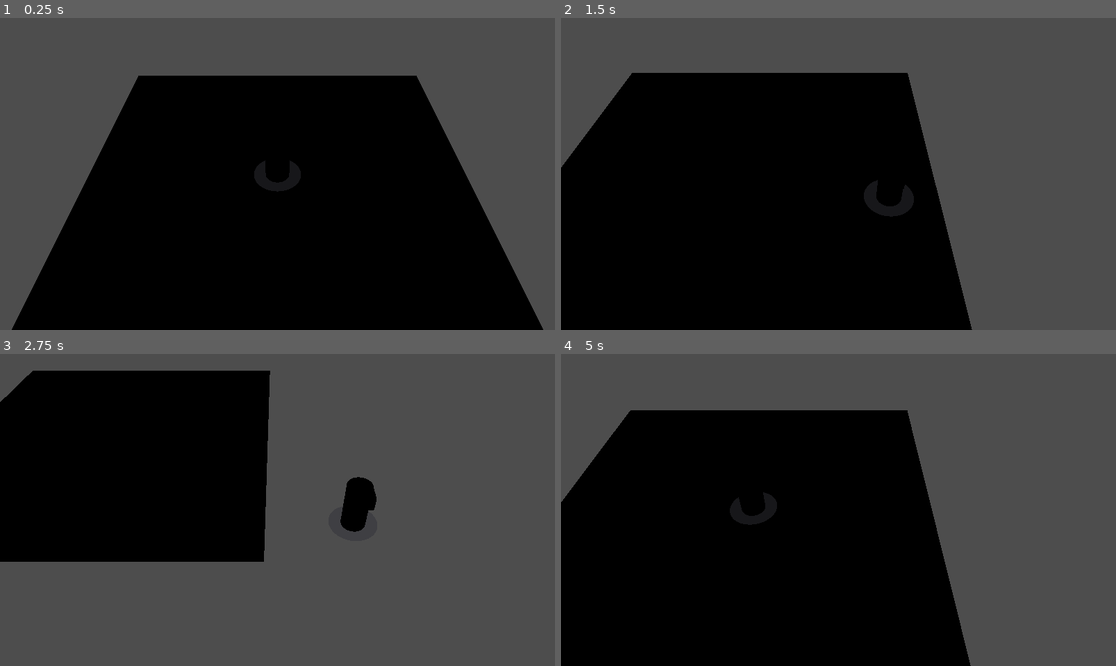
Above: before the commit, frames 1-4 (two rows, left to right).
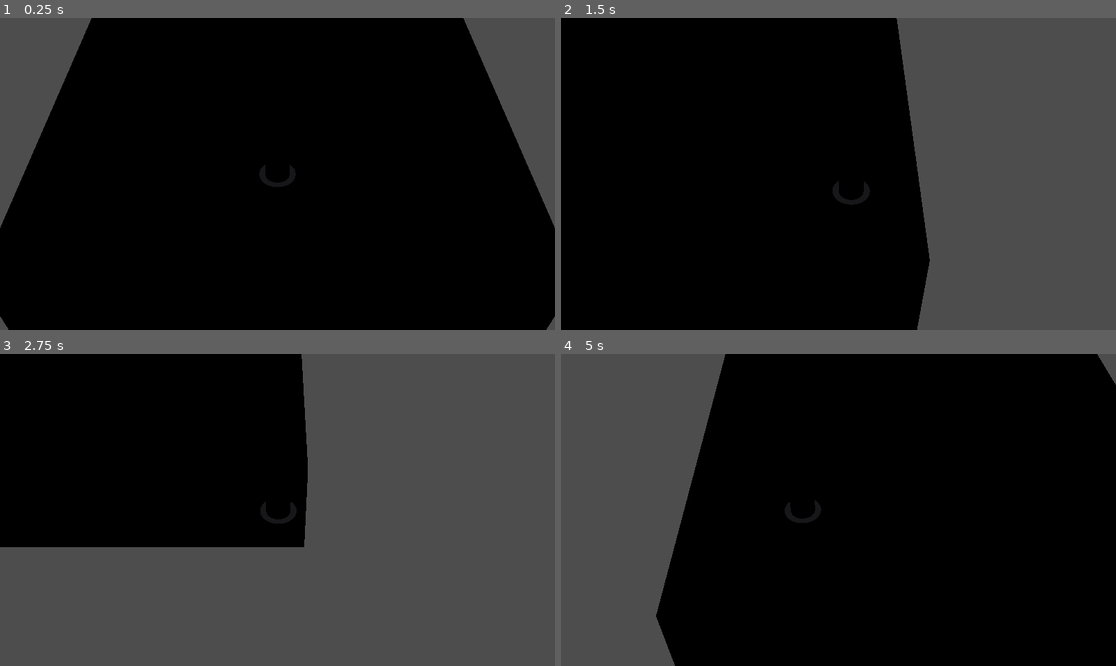
Above: after the commit, the same moments.

Repository: apocriva/foxglove
Game: Godot game, scene res://main.tscn
Same seed, same stepped clock (60 frames per second), same inputs: the game is played once before the commit and once after it.
Inputs:
- Up to frame 1 (0.25 s): no input
- Up to frame 2 (1.5 s): tap Enter at 0.5 s; hold D (foot_right) 0.53-1.28 s; hold S (foot_down) from 1.28 s (still down)
- Up to frame 3 (2.75 s): release S (foot_down) at 2.03 s; hold D (foot_right) from 2.03 s (still down)
- Up to frame 4 (5 s): release D (foot_right) at 2.78 s; hold W (foot_up) 2.78-3.53 s; hold A (foot_left) from 3.53 s (still down)

The runs differ from the first frame. In frame 1, 30% of the frame differs, in the area x 0-100%, y 0-100%; in frame 2, 16%; in frame 3, 10%; in frame 4, 55%.

Commit message:
Made him a lil room

Diff:
--- a/Godot/Post/blob_shadow.tres
+++ b/Godot/Post/blob_shadow.tres
@@ -72,7 +72,6 @@
 
 }
 "
-graph_offset = Vector2(-621.536, -263.803)
 modes/blend = 3
 modes/depth_draw = 1
 flags/unshaded = true
--- a/Godot/Post/checker.tres
+++ b/Godot/Post/checker.tres
@@ -139,7 +139,6 @@
 
 }
 "
-graph_offset = Vector2(-502.994, -363.468)
 flags/unshaded = true
 nodes/fragment/0/position = Vector2(980, 320)
 nodes/fragment/2/node = SubResource("VisualShaderNodeColorParameter_esu1i")
--- a/Godot/Post/main.tscn
+++ b/Godot/Post/main.tscn
@@ -14,6 +14,17 @@
 [sub_resource type="PlaneMesh" id="PlaneMesh_385b4"]
 material = SubResource("ShaderMaterial_yhwbg")
 size = Vector2(8, 8)
+
+[sub_resource type="BoxShape3D" id="BoxShape3D_rhyxd"]
+size = Vector3(8, 1, 8)
+
+[sub_resource type="PlaneMesh" id="PlaneMesh_heccy"]
+material = ExtResource("2_10ogn")
+size = Vector2(8, 2)
+orientation = 2
+
+[sub_resource type="BoxShape3D" id="BoxShape3D_5bm5r"]
+size = Vector3(8, 2, 1)
 
 [sub_resource type="CylinderMesh" id="CylinderMesh_tuxsi"]
 material = ExtResource("2_10ogn")
@@ -35,17 +46,79 @@
 
 [sub_resource type="PlaneMesh" id="PlaneMesh_1lt77"]
 material = SubResource("ShaderMaterial_g4jao")
-size = Vector2(1, 1)
+size = Vector2(0.75, 0.75)
 subdivide_width = 4
 subdivide_depth = 4
 
 [node name="Node3D" type="Node"]
 
-[node name="Floor" type="MeshInstance3D" parent="."]
+[node name="Room" type="Node3D" parent="."]
+
+[node name="Floor" type="StaticBody3D" parent="Room"]
+metadata/_edit_group_ = true
+
+[node name="MeshInstance3D" type="MeshInstance3D" parent="Room/Floor"]
 instance_shader_parameters/color_a = Color(0.666667, 0.666667, 0.666667, 1)
 instance_shader_parameters/color_b = Color(0.533333, 0.533333, 0.533333, 1)
 instance_shader_parameters/gridsize = Vector2(8, 8)
 mesh = SubResource("PlaneMesh_385b4")
+skeleton = NodePath("../../..")
+
+[node name="CollisionShape3D" type="CollisionShape3D" parent="Room/Floor"]
+transform = Transform3D(1, 0, 0, 0, 1, 0, 0, 0, 1, 0, -0.5, 0)
+shape = SubResource("BoxShape3D_rhyxd")
+
+[node name="Wall" type="StaticBody3D" parent="Room"]
+transform = Transform3D(1, 0, 0, 0, 1, 0, 0, 0, 1, 0, 0, -4)
+metadata/_edit_group_ = true
+
+[node name="MeshInstance3D" type="MeshInstance3D" parent="Room/Wall"]
+transform = Transform3D(1, 0, 0, 0, 1, 0, 0, 0, 1, 0, 1, 0)
+instance_shader_parameters/ColorParameter = Color(0.333333, 0.333333, 0.333333, 1)
+mesh = SubResource("PlaneMesh_heccy")
+
+[node name="CollisionShape3D" type="CollisionShape3D" parent="Room/Wall"]
+transform = Transform3D(1, 0, 0, 0, 1, 0, 0, 0, 1, 0, 1, -0.5)
+shape = SubResource("BoxShape3D_5bm5r")
+
+[node name="Wall4" type="StaticBody3D" parent="Room"]
+transform = Transform3D(-1, 0, -8.74228e-08, 0, 1, 0, 8.74228e-08, 0, -1, 0, 0, 4)
+metadata/_edit_group_ = true
+
+[node name="MeshInstance3D" type="MeshInstance3D" parent="Room/Wall4"]
+transform = Transform3D(1, 0, 0, 0, 1, 0, 0, 0, 1, 0, 1, 0)
+instance_shader_parameters/ColorParameter = Color(0.333333, 0.333333, 0.333333, 1)
+mesh = SubResource("PlaneMesh_heccy")
+
+[node name="CollisionShape3D" type="CollisionShape3D" parent="Room/Wall4"]
+transform = Transform3D(1, 0, 0, 0, 1, 0, 0, 0, 1, 0, 1, -0.5)
+shape = SubResource("BoxShape3D_5bm5r")
+
+[node name="Wall2" type="StaticBody3D" parent="Room"]
+transform = Transform3D(-4.37114e-08, 0, 1, 0, 1, 0, -1, 0, -4.37114e-08, -4, 0, 0)
+metadata/_edit_group_ = true
+
+[node name="MeshInstance3D" type="MeshInstance3D" parent="Room/Wall2"]
+transform = Transform3D(1, 0, 0, 0, 1, 0, 0, 0, 1, 0, 1, 0)
+instance_shader_parameters/ColorParameter = Color(0.333333, 0.333333, 0.333333, 1)
+mesh = SubResource("PlaneMesh_heccy")
+
+[node name="CollisionShape3D" type="CollisionShape3D" parent="Room/Wall2"]
+transform = Transform3D(1, 0, 0, 0, 1, 0, 0, 0, 1, 0, 1, -0.5)
+shape = SubResource("BoxShape3D_5bm5r")
+
+[node name="Wall3" type="StaticBody3D" parent="Room"]
+transform = Transform3D(1.31134e-07, 0, -1, 0, 1, 0, 1, 0, 1.31134e-07, 4, 0, 0)
+metadata/_edit_group_ = true
+
+[node name="MeshInstance3D" type="MeshInstance3D" parent="Room/Wall3"]
+transform = Transform3D(1, 0, 0, 0, 1, 0, 0, 0, 1, 0, 1, 0)
+instance_shader_parameters/ColorParameter = Color(0.333333, 0.333333, 0.333333, 1)
+mesh = SubResource("PlaneMesh_heccy")
+
+[node name="CollisionShape3D" type="CollisionShape3D" parent="Room/Wall3"]
+transform = Transform3D(1, 0, 0, 0, 1, 0, 0, 0, 1, 0, 1, -0.5)
+shape = SubResource("BoxShape3D_5bm5r")
 
 [node name="Player" type="CharacterBody3D" parent="."]
 transform = Transform3D(-1, 0, -8.74228e-08, 0, 1, 0, 8.74228e-08, 0, -1, 0, 0, 0)
@@ -81,9 +154,11 @@
 transform = Transform3D(1, 0, 0, 0, 0.707107, 0.707107, 0, -0.707107, 0.707107, 0, 0, 0)
 script = ExtResource("2_ydqux")
 look_target = NodePath("../Player")
-lerp_strength = 2.0
+lerp_strength = 5.0
 metadata/_edit_group_ = true
 
 [node name="Camera3D" type="Camera3D" parent="CameraRoot"]
-transform = Transform3D(1, 0, 0, 0, 1, 0, 0, 0, 1, 0, 0, 8)
-fov = 45.0
+transform = Transform3D(1, 0, 0, 0, 1, 0, 0, 0, 1, 0, 0, 12)
+current = true
+fov = 30.0
+far = 100.0
--- a/Godot/Post/unshaded_color.tres
+++ b/Godot/Post/unshaded_color.tres
@@ -24,7 +24,6 @@
 
 }
 "
-graph_offset = Vector2(-377.198, 29.6624)
 flags/unshaded = true
 nodes/fragment/2/node = SubResource("VisualShaderNodeColorParameter_y3qkx")
 nodes/fragment/2/position = Vector2(-180, 160)
Not shown: 1 places in Godot/Post/main.tscn that only renumber resources
